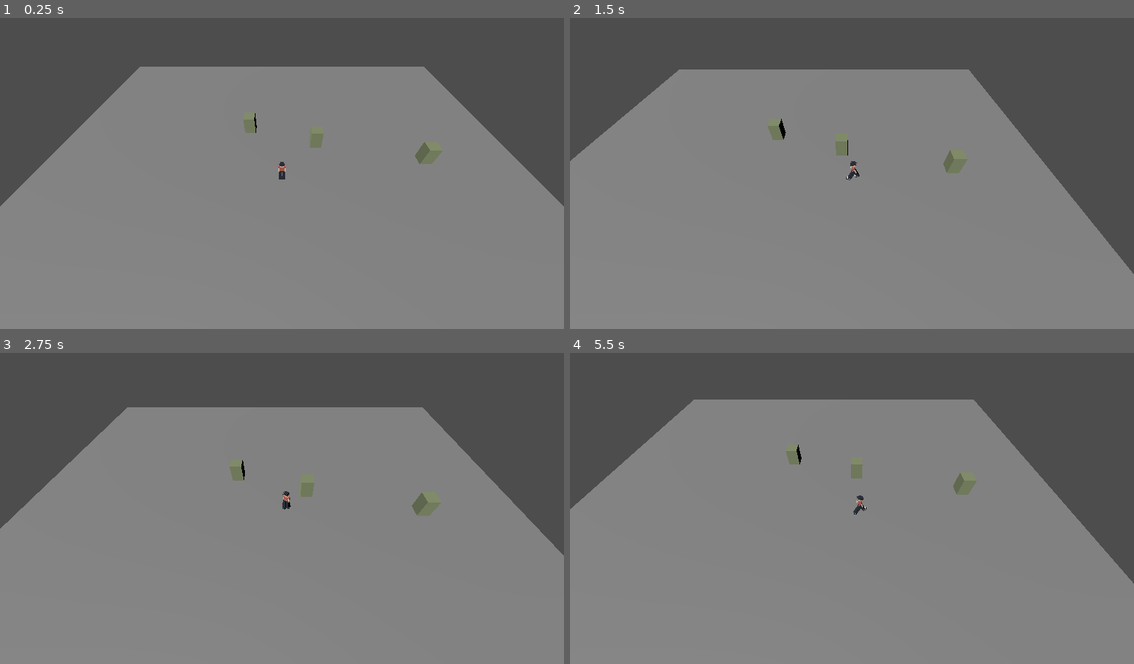
Above: before the commit, frames 1-4 (two rows, left to right).
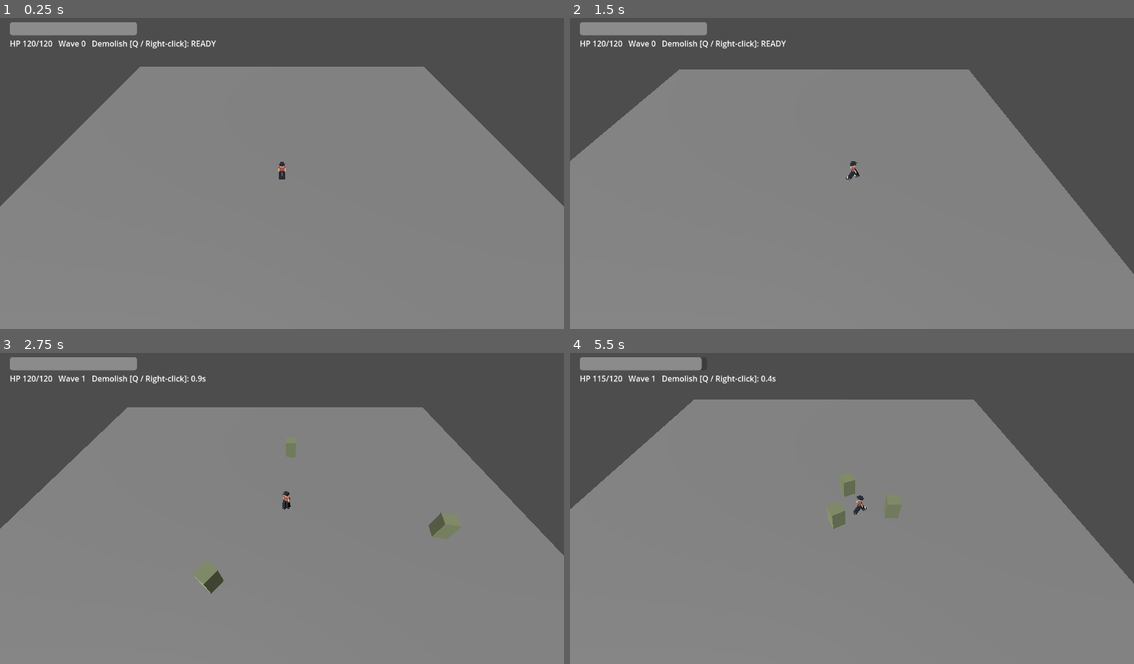
Above: after the commit, the same moments.

Repository: yauchai2/Game-Lab-2
Game: Godot game, scene res://game/main.tscn
Same seed, same stepped clock (60 frames per second), same inputs: the game is played once before the commit and once after it.
Inputs (mouse positions are in pixels of both pictures, inside the frame that each line leads up to):
- Up to frame 1 (0.25 s): no input
- Up to frame 2 (1.5 s): tap Enter at 0.5 s; move the mouse to (976, 154) at 0.52 s; tap R at 0.6, 1.35 s; click (976, 154) at 0.67 s; move the mouse to (739, 185) at 1.27 s; click (739, 185) at 1.42 s
- Up to frame 3 (2.75 s): move the mouse to (338, 436) at 2.02 s; tap Q at 2.1 s; click (338, 436) at 2.17 s; tap R at 2.3 s
- Up to frame 4 (5.5 s): move the mouse to (823, 567) at 2.77 s; tap R at 2.85, 3.6, 4.55, 5.1 s; click (823, 567) at 2.92 s; move the mouse to (1021, 552) at 3.52 s; click (1021, 552) at 3.67 s; move the mouse to (682, 458) at 4.27 s; tap Q at 4.35 s; click (682, 458) at 4.42 s; move the mouse to (880, 505) at 5.02 s; click (880, 505) at 5.17 s

The runs differ from the first frame. In frame 1, 1.8% of the frame differs, in the area x 1-79%, y 1-47%; in frame 2, 1.9%; in frame 3, 2.6%, in the area x 1-82%, y 1-78%; in frame 4, 2.3%.

Commit message:
Add chasing enemies, waves, player HP, HUD and restart
Co-Authored-By: Claude Sonnet 5.5 <noreply@anthropic.com>
Claude-Session: https://claude.ai/code/session_018tqqU7rwEZ4u67toavQ9ri

Diff:
--- a/game/enemy.tscn
+++ b/game/enemy.tscn
@@ -8,7 +8,7 @@
 [sub_resource type="BoxShape3D" id="BoxShape_enemy"]
 size = Vector3(1, 1.6, 1)
 
-[node name="Enemy" type="StaticBody3D"]
+[node name="Enemy" type="CharacterBody3D"]
 script = ExtResource("1_enemy")
 
 [node name="Mesh" type="MeshInstance3D" parent="."]
--- a/game/main.tscn
+++ b/game/main.tscn
@@ -4,7 +4,8 @@
 
 [ext_resource type="PackedScene" path="res://assets/characters/jax.glb" id="2_model"]
 [ext_resource type="Script" path="res://game/scripts/camera_follow.gd" id="3_cam"]
-[ext_resource type="PackedScene" path="res://game/enemy.tscn" id="4_enemy"]
+[ext_resource type="Script" path="res://game/scripts/main.gd" id="5_main"]
+[ext_resource type="Script" path="res://game/scripts/hud.gd" id="6_hud"]
 
 [sub_resource type="BoxMesh" id="BoxMesh_floor"]
 size = Vector3(40, 1, 40)
@@ -17,6 +18,7 @@
 height = 1.74
 
 [node name="Main" type="Node3D"]
+script = ExtResource("5_main")
 
 [node name="Floor" type="StaticBody3D" parent="."]
 transform = Transform3D(1, 0, 0, 0, 1, 0, 0, 0, 1, 0, -0.5, 0)
@@ -45,11 +47,5 @@
 [node name="Sun" type="DirectionalLight3D" parent="."]
 transform = Transform3D(0.866, 0.3830, -0.3214, 0, 0.6428, 0.7660, 0.5, -0.6634, 0.5567, 0, 5, 0)
 
-[node name="Enemy1" parent="." instance=ExtResource("4_enemy")]
-transform = Transform3D(1, 0, 0, 0, 1, 0, 0, 0, 1, 3, 0, -4)
-
-[node name="Enemy2" parent="." instance=ExtResource("4_enemy")]
-transform = Transform3D(1, 0, 0, 0, 1, 0, 0, 0, 1, -3, 0, -6)
-
-[node name="Enemy3" parent="." instance=ExtResource("4_enemy")]
-transform = Transform3D(1, 0, 0, 0, 1, 0, 0, 0, 1, 12, 0, -2)
+[node name="HUD" type="CanvasLayer" parent="."]
+script = ExtResource("6_hud")
--- a/game/scripts/enemy.gd
+++ b/game/scripts/enemy.gd
@@ -1,9 +1,16 @@
-extends StaticBody3D
+extends CharacterBody3D
 
-@export var max_hp := 60
+@export var max_hp := 40
+@export var speed := 2.8
+@export var attack_range := 1.6
+@export var attack_damage := 5
+@export var attack_cooldown := 1.2
+@export var gravity := 20.0
 @export var base_color := Color("8C9871")
 
-var hp := max_hp
+var hp := 40
+var cooldown := 0.0
+var knockback := Vector3.ZERO
 var _material := StandardMaterial3D.new()
 
 @onready var mesh: MeshInstance3D = $Mesh
@@ -14,15 +21,44 @@
 	_material.albedo_color = base_color
 	mesh.material_override = _material
 
-func take_damage(amount: int) -> void:
+func take_damage(amount: int, from_pos: Vector3 = Vector3.ZERO) -> void:
 	if hp <= 0:
 		return
 	hp -= amount
+	var away := global_position - from_pos
+	away.y = 0.0
+	if away.length() > 0.01:
+		knockback = away.normalized() * 6.0
 	_material.albedo_color = Color.WHITE
 	var tween := create_tween()
 	tween.tween_property(_material, "albedo_color", base_color, 0.2)
 	if hp <= 0:
 		remove_from_group("enemies")
+		collision_layer = 0
 		var die := create_tween()
 		die.tween_property(self, "scale", Vector3(1.2, 0.01, 1.2), 0.25)
 		die.tween_callback(queue_free)
+
+func _physics_process(delta: float) -> void:
+	if hp <= 0:
+		return
+	cooldown = maxf(cooldown - delta, 0.0)
+	knockback = knockback.move_toward(Vector3.ZERO, 20.0 * delta)
+	var move := Vector3.ZERO
+	var player := get_tree().get_first_node_in_group("player")
+	if player and not player.dead:
+		var to: Vector3 = player.global_position - global_position
+		to.y = 0.0
+		var dist := to.length()
+		if dist > attack_range:
+			move = to.normalized() * speed
+		elif cooldown <= 0.0:
+			cooldown = attack_cooldown
+			player.take_damage(attack_damage)
+		if dist > 0.01:
+			look_at(global_position + to, Vector3.UP)
+	velocity.x = move.x + knockback.x
+	velocity.z = move.z + knockback.z
+	if not is_on_floor():
+		velocity.y -= gravity * delta
+	move_and_slide()
--- /dev/null
+++ b/game/scripts/hud.gd
@@ -0,0 +1,26 @@
+extends CanvasLayer
+
+var hp_bar := ProgressBar.new()
+var info := Label.new()
+var banner := Label.new()
+
+@onready var jax: Node = get_parent().get_node("Jax")
+
+func _ready() -> void:
+	hp_bar.position = Vector2(20, 20)
+	hp_bar.size = Vector2(260, 24)
+	hp_bar.max_value = jax.max_hp
+	hp_bar.show_percentage = false
+	add_child(hp_bar)
+	info.position = Vector2(20, 52)
+	add_child(info)
+	banner.position = Vector2(20, 120)
+	banner.add_theme_font_size_override("font_size", 32)
+	add_child(banner)
+
+func _process(_delta: float) -> void:
+	hp_bar.value = jax.hp
+	var cd: float = jax.skill_timer
+	var skill := "READY" if cd <= 0.0 else "%.1fs" % cd
+	info.text = "HP %d/%d   Wave %d   Demolish [Q / Right-click]: %s" % [jax.hp, jax.max_hp, get_parent().wave, skill]
+	banner.text = "KO  -  press R to restart" if jax.dead else ""
--- a/game/scripts/jax.gd
+++ b/game/scripts/jax.gd
@@ -6,12 +6,15 @@
 @export var skill_windup := 0.3
 @export var skill_radius := 3.5
 @export var skill_damage := 25
+@export var max_hp := 120
 
 var target := Vector3.ZERO
 var has_target := false
 var skill_timer := 0.0
 var windup_left := -1.0
 var anim_time := 0.0
+var hp := 120
+var dead := false
 
 @onready var model: Node3D = $Model
 @onready var leg_l: Node3D = model.find_child("LegL", true, false)
@@ -19,7 +22,25 @@
 @onready var arm_l: Node3D = model.find_child("ArmL", true, false)
 @onready var arm_r: Node3D = model.find_child("ArmR", true, false)
 
+func _ready() -> void:
+	hp = max_hp
+	add_to_group("player")
+
+func take_damage(amount: int) -> void:
+	if dead:
+		return
+	hp = maxi(hp - amount, 0)
+	if hp == 0:
+		dead = true
+		has_target = false
+		windup_left = -1.0
+		model.rotation.x = -1.4
+
 func _unhandled_input(event: InputEvent) -> void:
+	if dead:
+		if event is InputEventKey and event.pressed and event.keycode == KEY_R:
+			get_tree().reload_current_scene()
+		return
 	if event is InputEventMouseButton and event.pressed:
 		if event.button_index == MOUSE_BUTTON_LEFT:
 			_click_move(event.position)
@@ -52,7 +73,7 @@
 		var away: Vector3 = enemy.global_position - global_position
 		away.y = 0.0
 		if away.length() <= skill_radius:
-			enemy.take_damage(skill_damage)
+			enemy.take_damage(skill_damage, global_position)
 	_spawn_shockwave()
 
 func _spawn_shockwave() -> void:
@@ -74,6 +95,13 @@
 	tween.tween_callback(ring.queue_free)
 
 func _physics_process(delta: float) -> void:
+	if dead:
+		velocity.x = 0.0
+		velocity.z = 0.0
+		if not is_on_floor():
+			velocity.y -= gravity * delta
+		move_and_slide()
+		return
 	skill_timer = maxf(skill_timer - delta, 0.0)
 	var move := Vector3.ZERO
 	if windup_left >= 0.0:
--- /dev/null
+++ b/game/scripts/main.gd
@@ -0,0 +1,31 @@
+extends Node3D
+
+const ENEMY_SCENE := preload("res://game/enemy.tscn")
+const ARENA_LIMIT := 18.0
+
+var wave := 0
+var next_wave_timer := 1.5
+
+@onready var jax: CharacterBody3D = $Jax
+
+func _process(delta: float) -> void:
+	if jax.dead:
+		return
+	if get_tree().get_nodes_in_group("enemies").is_empty():
+		next_wave_timer -= delta
+		if next_wave_timer <= 0.0:
+			_spawn_wave()
+	else:
+		next_wave_timer = 3.0
+
+func _spawn_wave() -> void:
+	wave += 1
+	var count := 2 + wave
+	for i in count:
+		var enemy := ENEMY_SCENE.instantiate()
+		var angle := TAU * i / count + randf() * 0.5
+		var pos := jax.global_position + Vector3(cos(angle), 0.0, sin(angle)) * 12.0
+		pos.x = clampf(pos.x, -ARENA_LIMIT, ARENA_LIMIT)
+		pos.z = clampf(pos.z, -ARENA_LIMIT, ARENA_LIMIT)
+		add_child(enemy)
+		enemy.global_position = pos
Not shown, added: game/scripts/hud.gd.uid
Not shown, added: game/scripts/main.gd.uid
Not shown, changed: docs/guides/godot-setup.md
